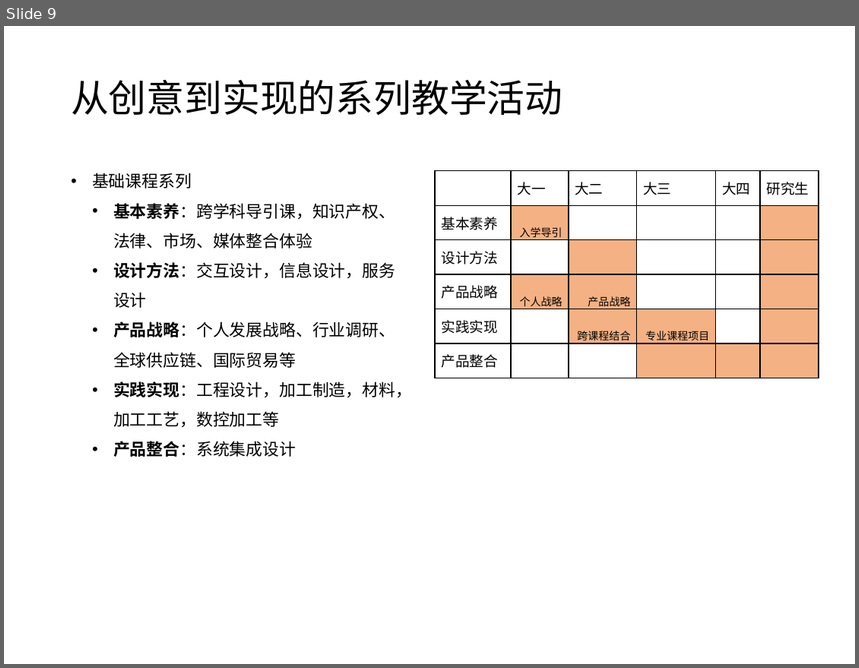
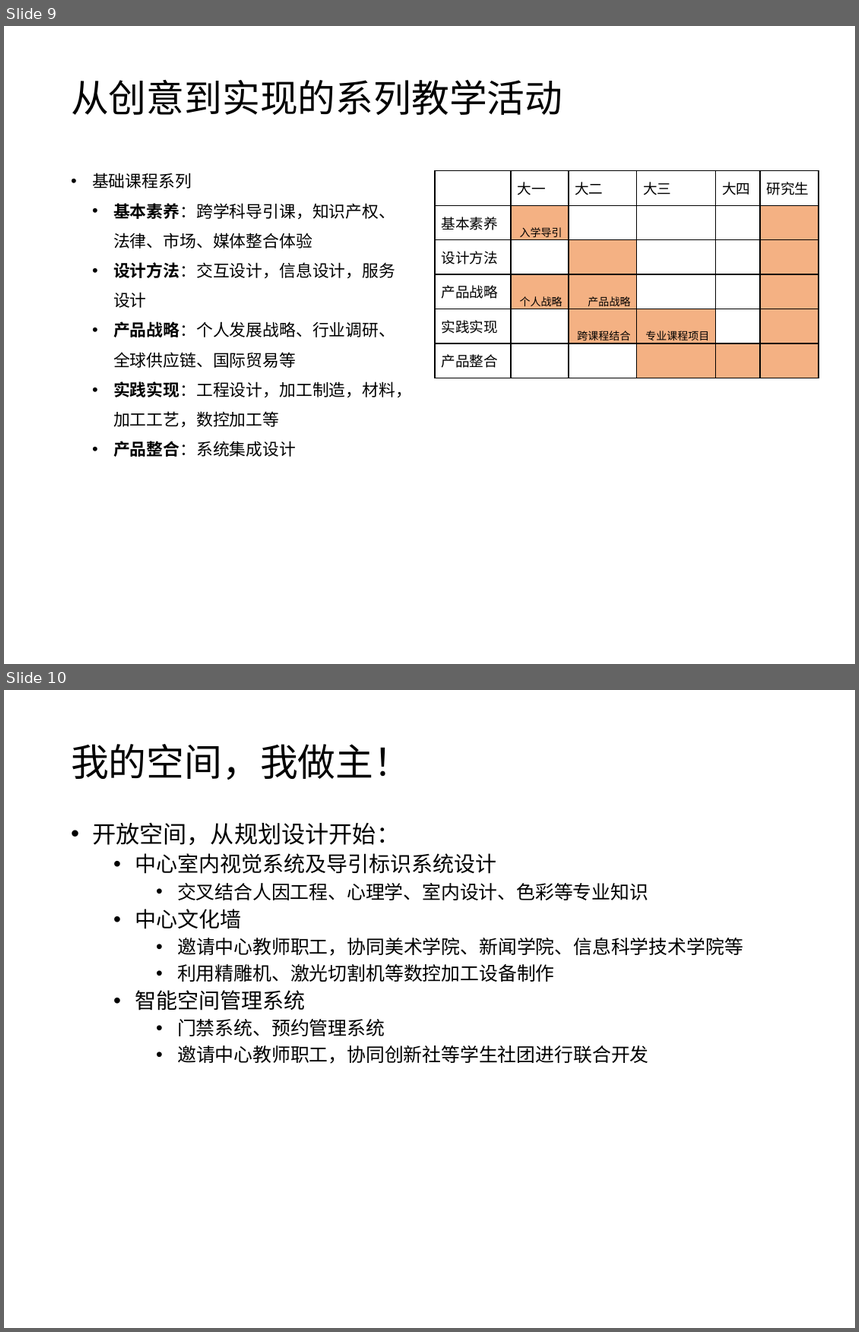
Before and after one commit to woodyme/i.center_my_workzone, a slide deck: 训练中心创客交叉融合空间建设/doc/创客融合空间运行模式.pptx. Shown one above the other, each under a label of ours: slide 9 before the commit, slides 9 and 10 after it. The pictures are 859x668 and 859x1332 pixels, drawn with LibreOffice and Linux fonts; fonts in the diff are those of the drawing. Boxes give left, top, right and bottom in pixels: in the first picture for what was removed or moved away, otherwise in the second. Text is boxed around its words. In the diff, an @@ line names an element or a change of style, - is before the commit and + after.

Commit message:
update 空间运行模式

```diff
--- a/训练中心创客交叉融合空间建设/doc/创客融合空间运行模式.pptx
+++ b/训练中心创客交叉融合空间建设/doc/创客融合空间运行模式.pptx
@@ slide 10 added at [4,690,855,1328], background #FFFFFF @@
@@ title added at [71,744,411,780], 32 pt, text #000000 @@
+我的空间，我做主！
@@ text added at [92,822,743,1064], 16 pt, text #000000 @@
+• 开放空间，从规划设计开始：
+  • 中心室内视觉系统及导引标识系统设计
+    • 交叉结合人因工程、心理学、室内设计、色彩等专业知识
+  • 中心文化墙
+    • 邀请中心教师职工，协同美术学院、新闻学院、信息科学技术学院等
+    • 利用精雕机、激光切割机等数控加工设备制作
+  • 智能空间管理系统
+    • 门禁系统、预约管理系统
+    • 邀请中心教师职工，协同创新社等学生社团进行联合开发
```
Also in this commit, not shown: 1 slide changed, 3 other files.
